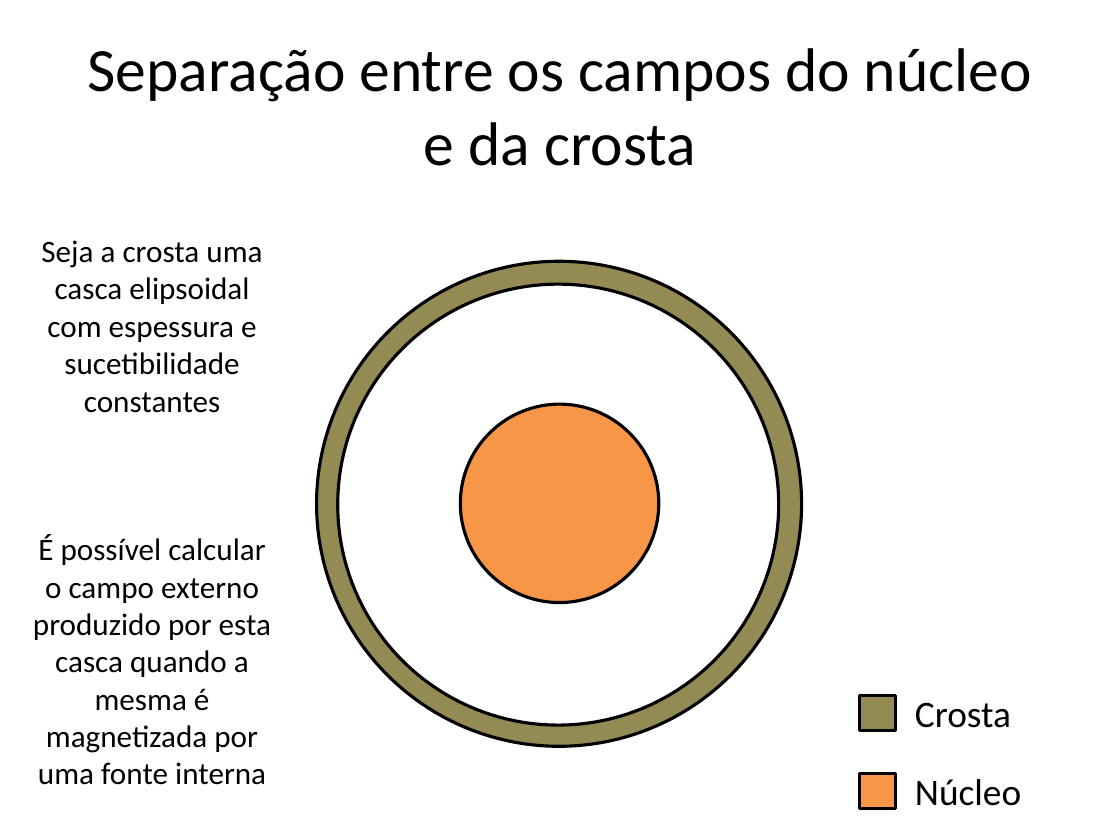
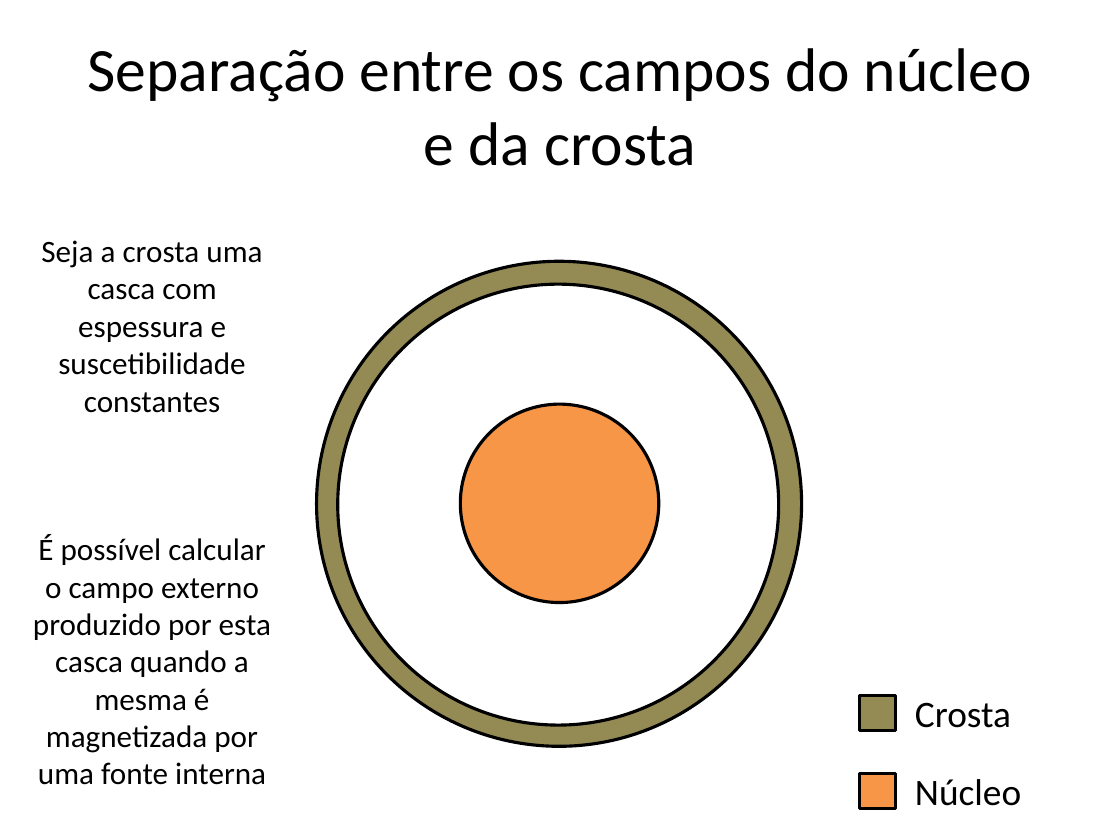
Before and after one commit to birocoles/Disciplina-metodos-potenciais, a slide deck: slide 62 of Aulas/Campo_geomagnetico/aula_campo_geomagnetico.pptx. Drawn at 1120x840 pixels with LibreOffice and Linux fonts; fonts in the diff are those of the drawing. Boxes give left, top, right and bottom in pixels: in the first picture for what was removed or moved away, otherwise in the second. Text is boxed around its words. In the diff, an @@ line names an element or a change of style, - is before the commit and + after.

Commit message:
update na descricao matematica do campo geomagnetico

```diff
--- a/Aulas/Campo_geomagnetico/aula_campo_geomagnetico.pptx
+++ b/Aulas/Campo_geomagnetico/aula_campo_geomagnetico.pptx
@@ text at [41,240,262,413]: text changed @@
-Seja a crosta uma casca elipsoidal com espessura e sucetibilidade constantes
+Seja a crosta uma casca com espessura e suscetibilidade constantes
```
Also in this commit, not shown: 12 other slides changed, 7 slides added, 7 slides removed, 1 other file.
